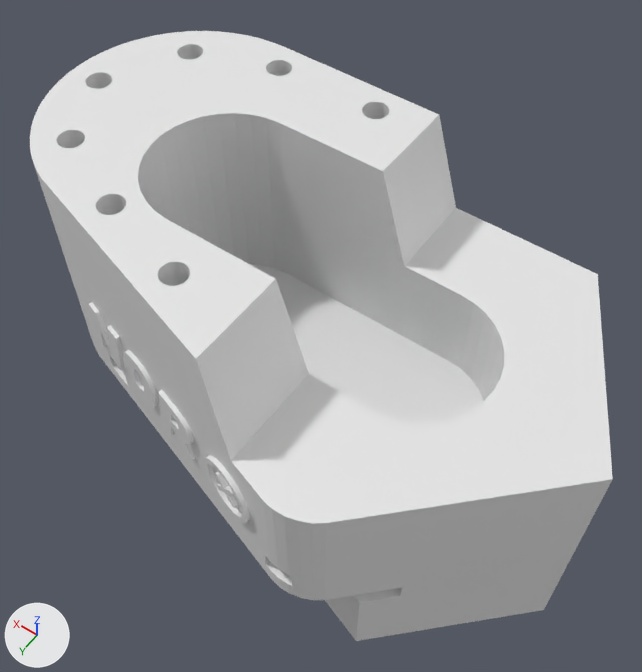
An edit to the Blender file brake_riser_25mm_ziptie.blend, drawn before and after from the same camera.
The view is the same before and after, from a camera (50 mm lens) standing at (-11.3, 59.5, 76.1) and looking at (19.8, 16.1, 7.8). Every picture has the same lights, and +X, +Y and +Z are marked at lower left.

The first picture shows 'Bottom Insert', 'BrakeRiser'.
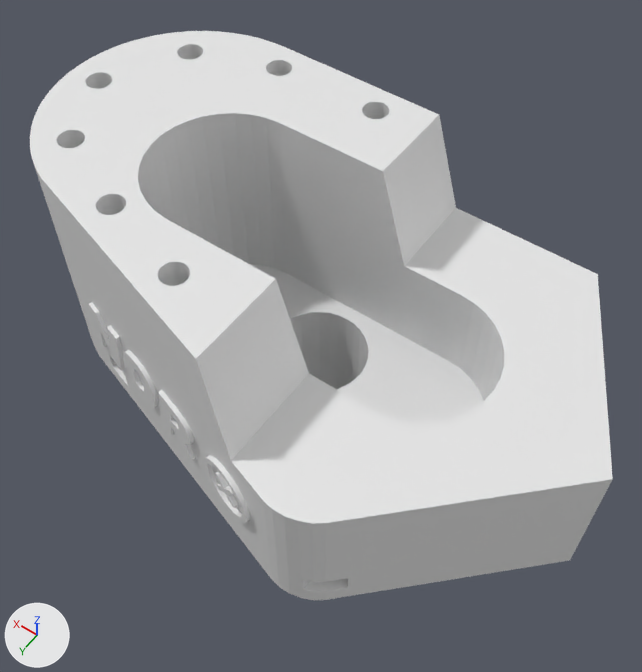
Commit message: release new changes to brake riser

ob_ziptie_cutout_upper_1 is not drawn itself; it is used by a modifier of ob_brakeriser.

The change, as a diff of the scene's bpy script:
```diff
--- a/brake_riser_25mm_ziptie.blend.py
+++ b/brake_riser_25mm_ziptie.blend.py
@@ me_plane @@
 me_plane.from_pydata(...)  # 74 vertices, 39 faces; spans x -10.0..49.8, y 0.0..36.3, z 0.0..5.0
 # used by ob_brakeriser; location = (0.0, 0.0, 0.0)
+# me_plane part 1: the whole mesh is moved by (-36.6, -15.8, 0.0)
@@ me_plane_006 @@
 me_plane_006.from_pydata(...)  # 62 vertices, 33 faces; spans x -10.0..43.8, y 6.0..32.6, z -5.0..0.0
 # used by ob_bottom_insert; location = (0.0, 0.0, 0.0); scale = (1.0, 1.0, 2.4)
-me_plane_006.vertices[0].co = (-3.2, 6.0, -5.0)
-me_plane_006.vertices[1].co = (-10.0, 19.0, -5.0)
-me_plane_006.vertices[30].co = (-3.2, 6.0, 0.0)
-me_plane_006.vertices[31].co = (-10.0, 19.0, 0.0)
-me_plane_006.vertices[60].co = (3.7, 32.6, -5.0)
-me_plane_006.vertices[61].co = (3.7, 32.6, 0.0)
+# me_plane_006 part 2
+me_plane_006.vertices[0].co = (3.6, 6.0, -5.0)
+me_plane_006.vertices[1].co = (-2.6, 17.9, -5.0)
+me_plane_006.vertices[30].co = (3.6, 6.0, 0.0)
+me_plane_006.vertices[31].co = (-2.6, 17.9, 0.0)
+me_plane_006.vertices[60].co = (10.1, 30.6, -5.0)
+me_plane_006.vertices[61].co = (10.1, 30.6, 0.0)
@@ me_cylinder_001 @@
+me_cylinder_001.from_pydata(...)  # a 32-sided cylinder along z spanning x -1.0..1.0, y -1.0..1.0, z -1.0..1.0
@@ ob_brakeriser @@
 ob_brakeriser = bpy.data.objects.new('BrakeRiser', me_plane)
-ob_brakeriser.location = (0.0, 0.0, 0.0)
+ob_brakeriser.location = (36.6, 15.8, 0.0)
 _m = ob_brakeriser.modifiers.new('Boolean.005', 'BOOLEAN')
@@ ob_brakeriser @@
 _m = ob_brakeriser.modifiers.new('wall 25mm', 'BOOLEAN')
 _m.operation = 'UNION'
+_m = ob_brakeriser.modifiers.new('Boolean.004', 'BOOLEAN')
+_m.object = ob_water_escape
@@ ob_ziptie_cutout_upper_1 @@
 ob_ziptie_cutout_upper_1 = bpy.data.objects.new('Ziptie cutout upper 1', me_cube_002)
-ob_ziptie_cutout_upper_1.location = (10.0, 15.21, 4.0)
+ob_ziptie_cutout_upper_1.location = (6.0, 15.21, 4.0)
 ob_ziptie_cutout_upper_1.scale = (1.5, 40.0, 1.0)
@@ ob_water_escape @@
+ob_water_escape = bpy.data.objects.new('Water escape', me_cylinder_001)
+ob_water_escape.location = (20.17, 15.95, 2.5)
+ob_water_escape.scale = (5.0, 5.0, 50.0)
+ob_water_escape.hide_set(True)
```

Location of each change, (x1, y1, x2, y2) in pixels of the pictures (642 x 672 px; the box of a moved part takes in the faces that stretch with it):
'BrakeRiser', moved, modifiers changed: (30, 31, 613, 600) in both
'Bottom Insert', reshaped: before (325, 560, 570, 641); after (299, 342, 364, 389)
part 1 of me_plane, moved or reshaped: (85, 264, 583, 600) in both
part 2 of me_plane_006, moved or reshaped (not visible afterwards): before (325, 560, 570, 641)
